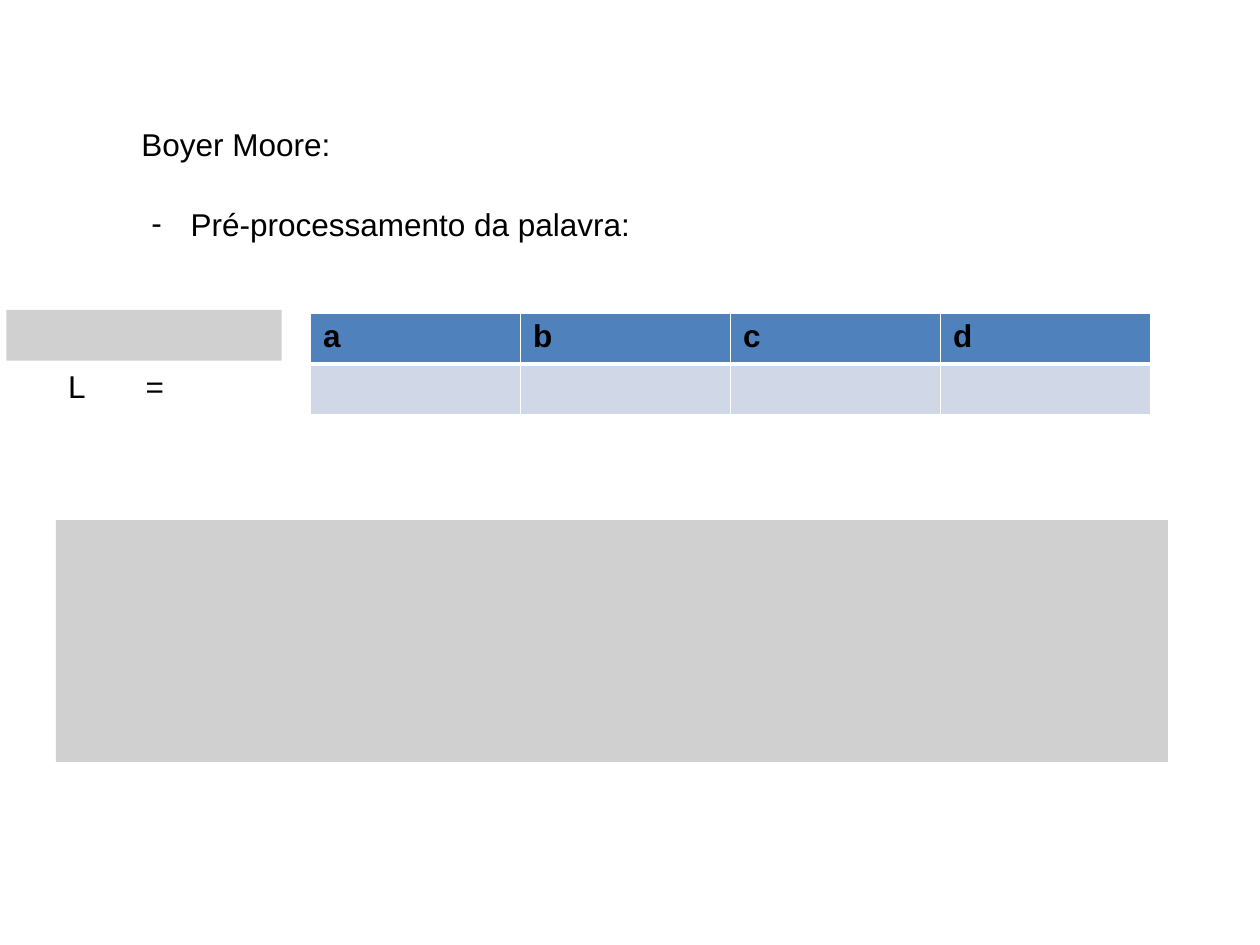
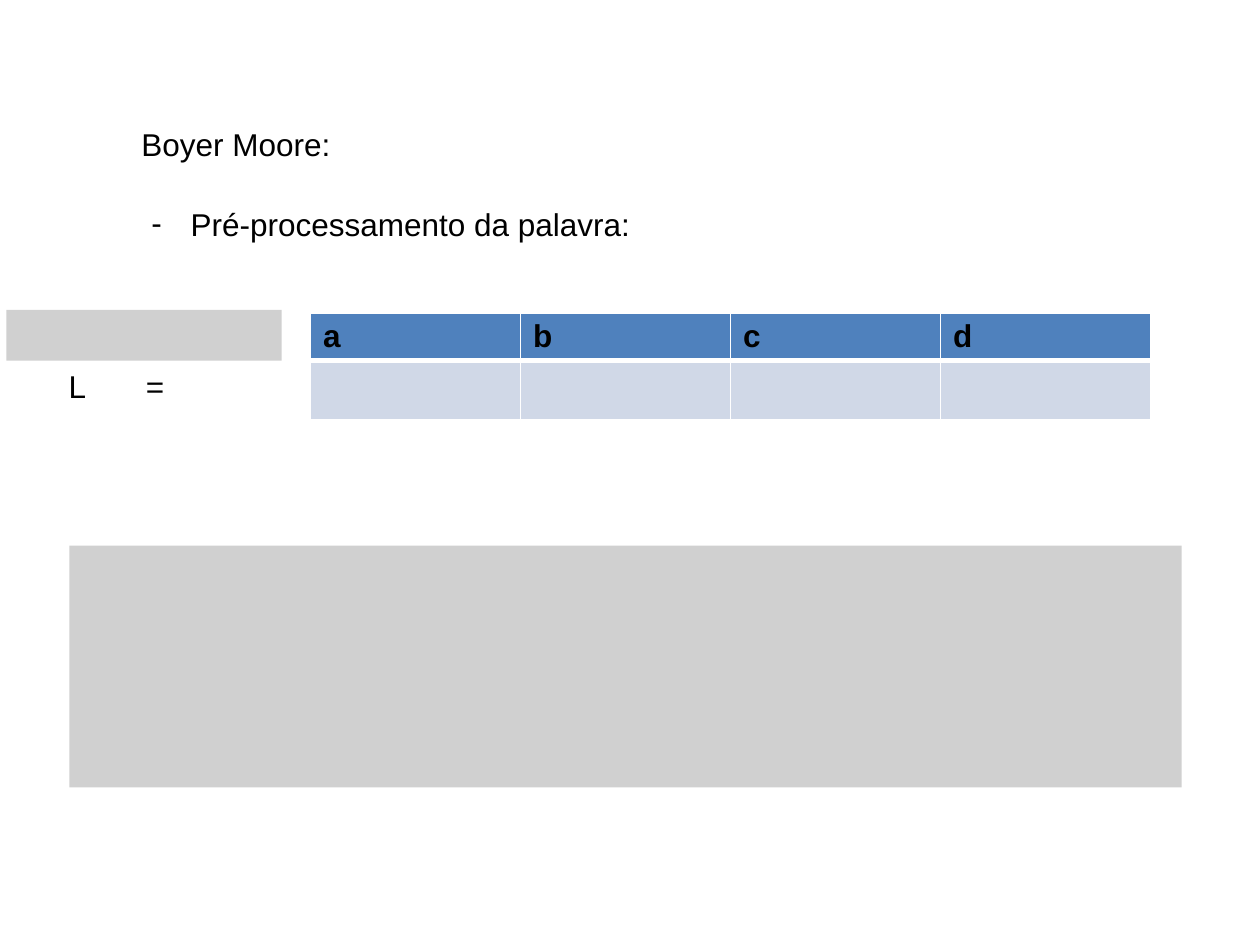
Before and after one commit to BartoAlheiros/Projeto-PAA, a slide deck: slide 6 of PAA 2a Oficina.pptx. Drawn at 1260x945 pixels with LibreOffice and Linux fonts; fonts in the diff are those of the drawing; grey boxes stand for pictures; background and template pictures are left out. Boxes give left, top, right and bottom in pixels: in the first picture for what was removed or moved away, otherwise in the second. Text is boxed around its words. In the diff, an @@ line names an element or a change of style, - is before the commit and + after.

```diff
--- a/PAA 2a Oficina.pptx
+++ b/PAA 2a Oficina.pptx
@@ table at bbox=[311, 312, 1153, 420] @@
@@ fill #D0D8E8 to #D0D8E7 in row 2 @@
@@ borders changed @@
@@ picture: place and size @@
-picture at bbox=[55, 520, 1168, 762]
+picture at bbox=[69, 546, 1182, 788]
```
Also in this commit, not shown: 7 other slides changed, 6 slides added, 2 slides removed, 2 other files.
